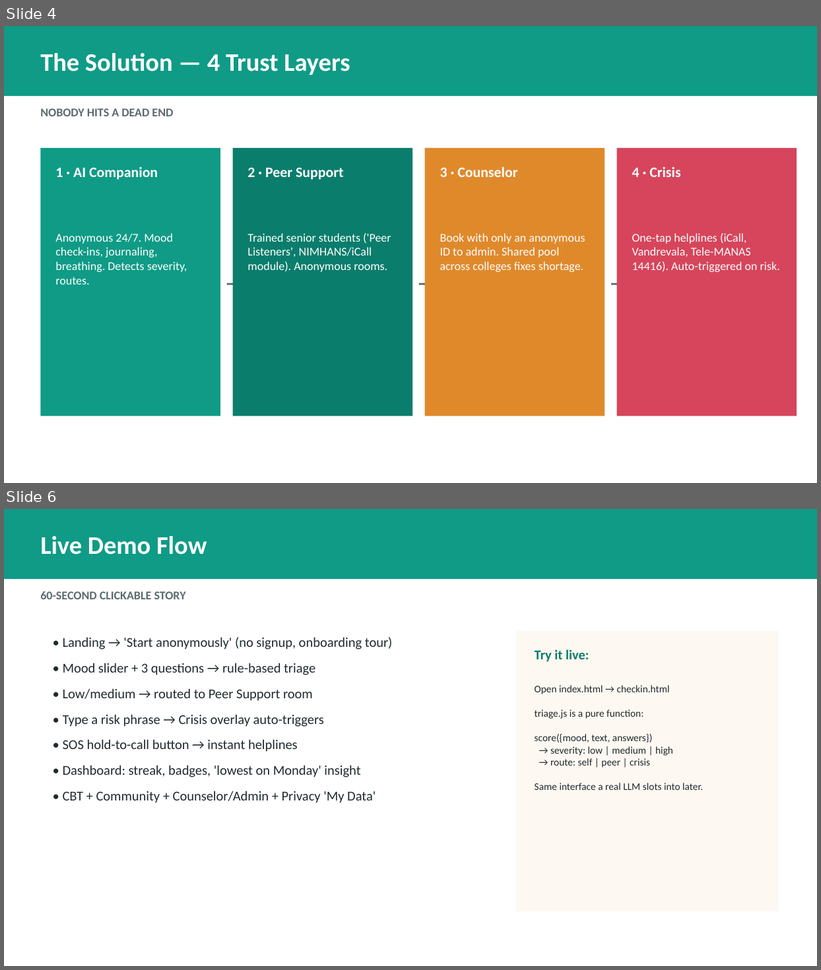
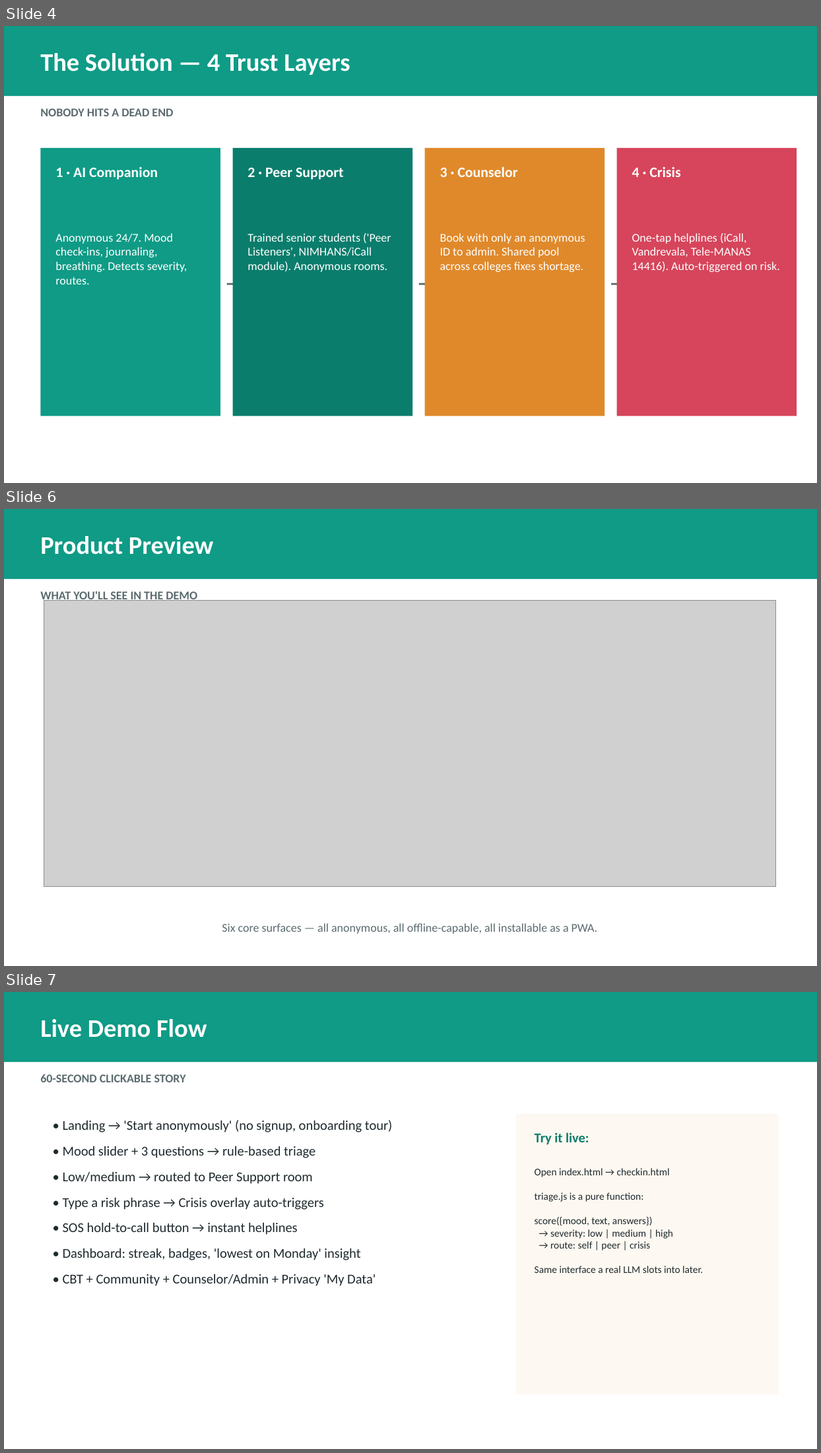
Before and after one commit to mellowpraful/vistaraz-site, a slide deck: pitch/MANNMITRA.pptx. Shown one above the other, each under a label of ours: slides 4 and 6 before the commit, slides 4, 6 and 7 after it; the slides between them are not shown. The pictures are 821x970 and 821x1453 pixels, drawn with LibreOffice and Linux fonts; fonts in the diff are those of the drawing; grey boxes stand for pictures. Boxes give left, top, right and bottom in pixels: in the first picture for what was removed or moved away, otherwise in the second. Text is boxed around its words. In the diff, an @@ line names an element or a change of style, - is before the commit and + after.

Commit message:
Add offline/install/update toasts, product screenshots in deck, Hindi README + demo script

```diff
--- a/pitch/MANNMITRA.pptx
+++ b/pitch/MANNMITRA.pptx
@@ slide 6 added at bbox=[4, 509, 817, 966], background #FFFFFF @@
@@ rectangle added at bbox=[4, 509, 817, 579], fill #0F9B86 @@
@@ text added at bbox=[40, 536, 213, 555], 30 pt, text #FFFFFF, bold @@
+Product Preview
@@ text added at bbox=[40, 590, 197, 603], 14 pt, text #5B6B6E, bold @@
+WHAT YOU'LL SEE IN THE DEMO
@@ picture added at bbox=[44, 601, 776, 887] @@
@@ text added at bbox=[222, 923, 598, 934], 14 pt, text #5B6B6E @@
+Six core surfaces — all anonymous, all offline-capable, all installable as a PWA.
@@ what was slide 6 is now slide 7 @@
```
Also in this commit, not shown: 13 other files.
